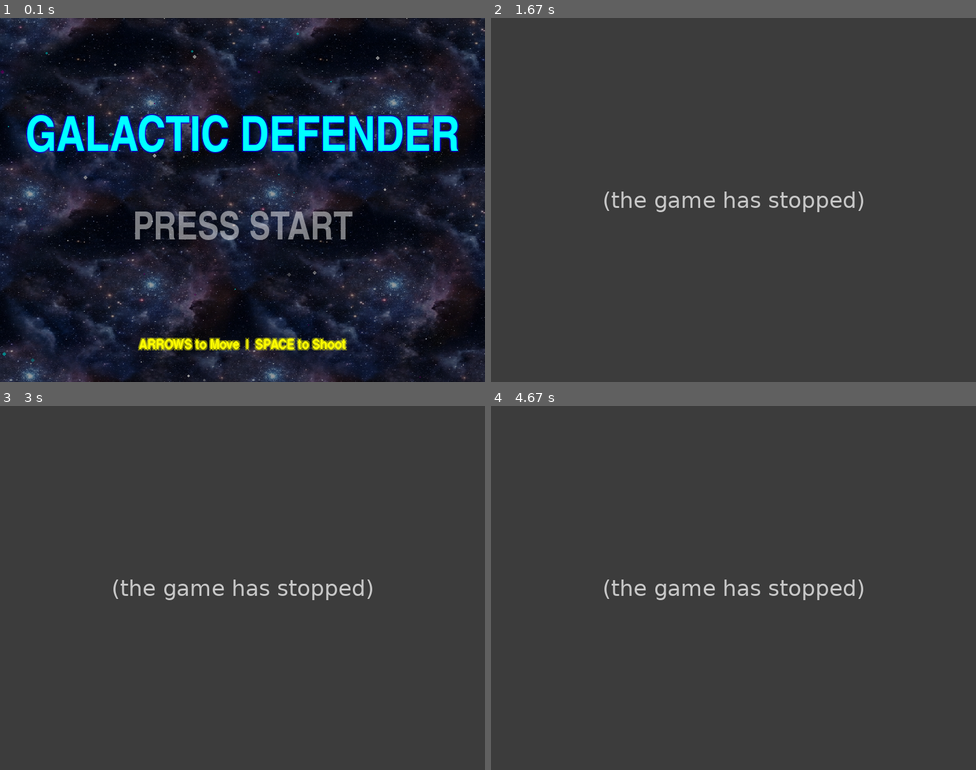
Above: before the commit, frames 1-4 (two rows, left to right).
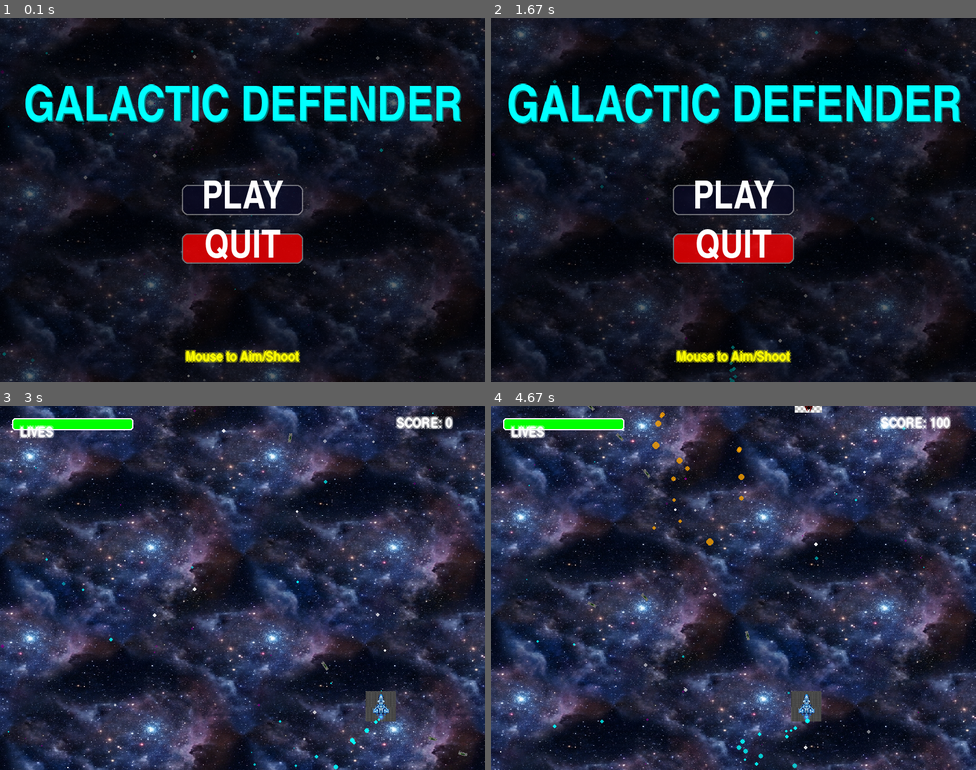
Above: after the commit, the same moments.

Repository: itsfraz/PyGame-project
Game: pygame game, started from space_shooter_game/main.py
The game is run twice, just before and just after one commit, with the same random seed, the same clock (stepped at 60 frames per second) and the same inputs.
Inputs (mouse positions are in pixels of both pictures, inside the frame that each line leads up to):
- Up to frame 1 (0.1 s): no input
- Up to frame 2 (1.67 s): click (733, 200) at 0.38 s, where only the run after the commit has a clickable "PLAY"; hold P 0.67-1.13 s; hold Right 0.67-1.13 s; move the mouse to (714, 214) at 0.7 s; tap P at 1.17 s; hold Esc from 1.5 s (still down); hold Right from 1.5 s (still down); move the mouse to (583, 145) at 1.53 s
- Up to frame 3 (3 s): release Esc at 1.97 s; release Right at 1.97 s; click "PLAY" at 2.05 s; hold Right 2.33-2.8 s; move the mouse to (421, 715) at 2.37 s; hold Right from 2.83 s (still down); move the mouse to (116, 453) at 2.87 s
- Up to frame 4 (4.67 s): release Right at 3.3 s; hold Left 3.33-3.87 s; move the mouse to (617, 515) at 3.37 s; hold Left 3.9-4.3 s; move the mouse to (709, 682) at 3.93 s; hold Right from 4.33 s (still down); move the mouse to (733, 631) at 4.37 s

The runs differ from the first frame. In frame 1, 22% of the frame differs, in the area x 0-100%, y 0-100%; in frame 2, 96%; in frame 3, 83%; in frame 4, 84%.
Before the commit the program exited at 1.5 s; later frames show no game.

Commit message:
feat: Implement core space shooter game components including player, enemies, bullets, settings, and basic UI.

Diff:
--- a/space_shooter_game/bullet.py
+++ b/space_shooter_game/bullet.py
@@ -3,7 +3,7 @@
 from settings import *
 
 class Bullet(pygame.sprite.Sprite):
-    def __init__(self, x, y):
+    def __init__(self, x, y, direction=None):
         super().__init__()
         try:
             image_path = os.path.join(IMAGE_DIR, "bullet.png")
@@ -14,12 +14,34 @@
             self.image.fill(BULLET_COLOR)
 
         self.rect = self.image.get_rect()
-        self.rect.centerx = x
-        self.rect.bottom = y
+        self.rect.center = (x, y)
+        self.pos = pygame.math.Vector2(x, y)
         self.speed = BULLET_SPEED
 
+        if direction:
+            # Normalize direction
+            if direction.length() > 0:
+                direction = direction.normalize()
+            self.velocity = direction * self.speed
+
+            # Rotate image to align with direction
+            # Original image points up (0, -1).
+            # We calculate angle between (0, -1) and our direction.
+            # angle_to returns signed angle in degrees.
+            up = pygame.math.Vector2(0, -1)
+            angle = direction.angle_to(up)
+            self.image = pygame.transform.rotate(self.image, angle)
+            self.rect = self.image.get_rect(center=self.rect.center)
+        else:
+            self.velocity = pygame.math.Vector2(0, -self.speed)
+
     def update(self):
-        self.rect.y -= self.speed
-        # Kill if off screen
-        if self.rect.bottom < 0:
+        self.pos += self.velocity
+        self.rect.center = self.pos
+
+        # Kill if off screen (any direction)
+        if (self.rect.bottom < 0 or
+            self.rect.top > SCREEN_HEIGHT or
+            self.rect.right < 0 or
+            self.rect.left > SCREEN_WIDTH):
             self.kill()
--- a/space_shooter_game/enemy.py
+++ b/space_shooter_game/enemy.py
@@ -17,12 +17,14 @@
         self.rect = self.image.get_rect()
         self.rect.x = random.randrange(0, SCREEN_WIDTH - ENEMY_WIDTH)
         self.rect.y = random.randrange(-100, -40)
+        self.pos_y = float(self.rect.y)
 
         # Speed increases slightly with score/difficulty
-        speed_multiplier = 1 + (score_factor * 0.01)
-        self.speed = random.randrange(ENEMY_SPEED_MIN, ENEMY_SPEED_MAX + 1) * speed_multiplier
+        speed_multiplier = 1 + (score_factor * 0.005) # Reduced difficulty scaling
+        self.speed = random.uniform(ENEMY_SPEED_MIN, ENEMY_SPEED_MAX) * speed_multiplier
 
     def update(self):
-        self.rect.y += self.speed
+        self.pos_y += self.speed
+        self.rect.y = int(self.pos_y)
         if self.rect.top > SCREEN_HEIGHT + 10:
             self.kill()
--- a/space_shooter_game/main.py
+++ b/space_shooter_game/main.py
@@ -83,6 +83,8 @@
 
     return assets
 
+from ui import AnimatedText, Button, HealthBar
+
 def main():
     assets = load_assets()
 
@@ -112,6 +114,42 @@
     # VFX
     shaker = ScreenShake()
 
+    # --- UI SETUP ---
+    # Menu
+    title_text = AnimatedText(TITLE.upper(), assets['font_xl'], CYAN, SCREEN_WIDTH/2, SCREEN_HEIGHT/4, pulse_speed=0.05)
+
+    def start_game():
+        nonlocal game_state, score, player
+        game_state = "PLAYING"
+        all_sprites.empty()
+        mobs.empty()
+        bullets.empty()
+        particles.empty()
+        player = Player()
+        all_sprites.add(player)
+        score = 0
+
+    btn_play = Button("PLAY", assets['font_large'], SCREEN_WIDTH/2, SCREEN_HEIGHT/2, action=start_game)
+    btn_quit = Button("QUIT", assets['font_large'], SCREEN_WIDTH/2, SCREEN_HEIGHT/2 + 80, bg_color=RED, hover_color=(200, 50, 50))
+    # Actually, proper way for closure variable:
+    def quit_game():
+        nonlocal running
+        running = False
+    btn_quit.action = quit_game
+
+    # HUD
+    health_bar = HealthBar(20, 20, 200, 20, max_value=PLAYER_LIVES, color=GREEN)
+
+    # Game Over
+    go_text = AnimatedText("MISSION FAILED", assets['font_xl'], RED, SCREEN_WIDTH/2, SCREEN_HEIGHT/3, pulse_speed=0.02)
+    btn_retry = Button("RETRY", assets['font_large'], SCREEN_WIDTH/2, SCREEN_HEIGHT/2 + 50, action=start_game)
+    btn_menu = Button("MENU", assets['font_large'], SCREEN_WIDTH/2, SCREEN_HEIGHT/2 + 130)
+
+    def set_state_menu():
+        nonlocal game_state
+        game_state = "MENU"
+    btn_menu.action = set_state_menu
+
     # Callbacks
     def create_particle(pos, color, speed, radius, vector=None):
         Particle([particles], pos, color, speed, radius, decay=0.2, vector=vector)
@@ -129,9 +167,6 @@
     ADDENEMY = pygame.USEREVENT + 1
     pygame.time.set_timer(ADDENEMY, ENEMY_SPAWN_RATE)
 
-    # Menu Animation
-    pulse_val = 0
-
     while running:
         dt = clock.tick(FPS) / 1000.0 # Delta time in seconds if needed, but we use frames mostly
         current_time = pygame.time.get_ticks()
@@ -141,29 +176,17 @@
             if event.type == pygame.QUIT:
                 running = False
 
+            # Pass events to UI buttons based on state
             if game_state == "MENU":
+                btn_play.handle_event(event)
+                btn_quit.handle_event(event)
+
+            elif game_state == "GAMEOVER":
+                btn_retry.handle_event(event)
+                btn_menu.handle_event(event)
+
+            if game_state == "PLAYING":
                 if event.type == pygame.KEYDOWN:
-                    if event.key == pygame.K_SPACE or event.key == pygame.K_RETURN:
-                        game_state = "PLAYING"
-                        # Reset
-                        all_sprites.empty()
-                        mobs.empty()
-                        bullets.empty()
-                        particles.empty()
-                        # Re-add player
-                        player = Player()
-                        all_sprites.add(player)
-                        score = 0
-                    if event.key == pygame.K_ESCAPE:
-                        running = False
-
-            elif game_state == "PLAYING":
-                if event.type == pygame.KEYDOWN:
-                    if event.key == pygame.K_SPACE:
-                         if player.shoot(current_time, bullets, lambda x, y: bullets.add(Bullet(x, y))):
-                             if assets['shoot_sound']: assets['shoot_sound'].play()
-                             all_sprites.add(bullets.sprites()[-1])
-                             # Kickback/Recoil visual? Maybe just sound for now
                     if event.key == pygame.K_p:
                         paused = not paused
                     if event.key == pygame.K_ESCAPE:
@@ -174,30 +197,33 @@
                     mobs.add(new_enemy)
                     all_sprites.add(new_enemy)
 
-            elif game_state == "GAMEOVER":
-                if event.type == pygame.KEYDOWN:
-                    if event.key == pygame.K_r:
-                        game_state = "PLAYING"
-                        all_sprites.empty()
-                        mobs.empty()
-                        bullets.empty()
-                        particles.empty()
-                        player = Player()
-                        all_sprites.add(player)
-                        score = 0
-                    if event.key == pygame.K_ESCAPE:
-                        running = False
-
         # 2. Update
         shake_offset = (0, 0)
 
-        if game_state == "PLAYING" and not paused:
+        if game_state == "MENU":
+            title_text.update()
+            btn_play.update()
+            btn_quit.update()
+            stars.update() # Keep stars moving
+            particles.update()
+
+        elif game_state == "PLAYING" and not paused:
+            # Auto-fire
+            mouse_pos = pygame.mouse.get_pos()
+            if player.shoot(current_time, bullets, lambda x, y, d=None: bullets.add(Bullet(x, y, d)), target_pos=mouse_pos):
+                if assets['shoot_sound']: assets['shoot_sound'].play()
+                all_sprites.add(bullets.sprites()[-1])
+
             # Player update with particle callback
             player.update(create_particle)
             mobs.update()
             bullets.update()
             stars.update()
             particles.update()
+
+            # UI Update
+            health_bar.set_value(player.lives)
+            health_bar.update()
 
             # Collisions: Bullet <-> Enemy
             hits = pygame.sprite.groupcollide(mobs, bullets, True, True)
@@ -218,9 +244,12 @@
                     game_state = "GAMEOVER"
                     spawn_explosion(player.rect.center, CYAN, 50) # Huge player explosion
 
-        elif game_state in ["MENU", "GAMEOVER"]:
-             stars.update()
-             particles.update()
+        elif game_state == "GAMEOVER":
+            go_text.update()
+            btn_retry.update()
+            btn_menu.update()
+            stars.update()
+            particles.update()
 
         # Get screen shake offset
         shake_offset = shaker.get_offset()
@@ -247,11 +276,25 @@
             p.draw(screen, shake_offset)
 
         # UI Overlay
-        if game_state == "PLAYING":
+        if game_state == "MENU":
+            # Dim Background
+            s = pygame.Surface((SCREEN_WIDTH, SCREEN_HEIGHT), pygame.SRCALPHA)
+            s.fill((0, 0, 0, 150))
+            screen.blit(s, (0,0))
+
+            title_text.draw(screen)
+            btn_play.draw(screen)
+            btn_quit.draw(screen)
+
+            # Reset instructions
+            draw_neon_text(screen, "Mouse to Aim/Shoot", assets['font_ui'], YELLOW, SCREEN_WIDTH/2, SCREEN_HEIGHT - 40)
+
+        elif game_state == "PLAYING":
              # Score
-             draw_neon_text(screen, f"SCORE: {score}", assets['font_ui'], WHITE, SCREEN_WIDTH/2, 20)
+             draw_neon_text(screen, f"SCORE: {score}", assets['font_ui'], WHITE, SCREEN_WIDTH - 100, 30)
              # Lives Bar
-             draw_neon_text(screen, "♥ " * player.lives, assets['font_ui'], RED, 20, 20, "nw")
+             health_bar.draw(screen)
+             draw_neon_text(screen, "LIVES", assets['font_ui'], WHITE, 60, 45, "center")
 
              if paused:
                  s = pygame.Surface((SCREEN_WIDTH, SCREEN_HEIGHT), pygame.SRCALPHA)
@@ -259,33 +302,21 @@
                  screen.blit(s, (0,0))
                  draw_neon_text(screen, "PAUSED", assets['font_xl'], WHITE, SCREEN_WIDTH/2, SCREEN_HEIGHT/2)
 
-        elif game_state == "MENU":
-            # Darken bg
-            s = pygame.Surface((SCREEN_WIDTH, SCREEN_HEIGHT), pygame.SRCALPHA)
-            s.fill((0, 0, 0, 100))
-            screen.blit(s, (0,0))
-
-            draw_neon_text(screen, TITLE.upper(), assets['font_xl'], CYAN, SCREEN_WIDTH/2, SCREEN_HEIGHT/3, glow_color=BLUE)
-
-            # Pulsing text
-            pulse_val += 0.1
-            alpha = abs(math.sin(pulse_val)) * 255
-
-            start_surf = assets['font_large'].render("PRESS START", True, WHITE)
-            start_surf.set_alpha(alpha)
-            start_rect = start_surf.get_rect(center=(SCREEN_WIDTH/2, SCREEN_HEIGHT/2 + 50))
-            screen.blit(start_surf, start_rect)
-
-            draw_neon_text(screen, "ARROWS to Move  |  SPACE to Shoot", assets['font_ui'], YELLOW, SCREEN_WIDTH/2, SCREEN_HEIGHT - 60)
-
         elif game_state == "GAMEOVER":
+             # Draw game scene behind?
+             if player.lives > 0:
+                 for sprite in all_sprites:
+                     screen.blit(sprite.image, (sprite.rect.x + shake_offset[0], sprite.rect.y + shake_offset[1]))
+
              s = pygame.Surface((SCREEN_WIDTH, SCREEN_HEIGHT), pygame.SRCALPHA)
-             s.fill((50, 0, 0, 180)) # Red tint
+             s.fill((50, 0, 0, 200)) # Red tint
              screen.blit(s, (0,0))
 
-             draw_neon_text(screen, "MISSION FAILED", assets['font_xl'], RED, SCREEN_WIDTH/2, SCREEN_HEIGHT/3)
-             draw_neon_text(screen, f"FINAL SCORE: {score}", assets['font_large'], WHITE, SCREEN_WIDTH/2, SCREEN_HEIGHT/2)
-             draw_neon_text(screen, "Press R to Retry", assets['font_ui'], YELLOW, SCREEN_WIDTH/2, SCREEN_HEIGHT/2 + 80)
+             go_text.draw(screen)
+             draw_neon_text(screen, f"FINAL SCORE: {score}", assets['font_large'], WHITE, SCREEN_WIDTH/2, SCREEN_HEIGHT/2 - 40)
+
+             btn_retry.draw(screen)
+             btn_menu.draw(screen)
 
         pygame.display.flip()
 
--- a/space_shooter_game/player.py
+++ b/space_shooter_game/player.py
@@ -44,9 +44,29 @@
             vec = pygame.math.Vector2(0, 1)
             create_particle_callback(pos, CYAN, random.randint(2, 5), random.randint(2, 4), vector=vec)
 
-    def shoot(self, current_time, bullet_group, create_bullet_callback):
+    def shoot(self, current_time, bullet_group, create_bullet_callback, target_pos=None):
         if current_time - self.last_shot_time >= SHOOT_COOLDOWN:
             self.last_shot_time = current_time
-            create_bullet_callback(self.rect.centerx, self.rect.top)
+
+            base_direction = None
+            if target_pos:
+                base_direction = pygame.math.Vector2(target_pos) - pygame.math.Vector2(self.rect.center)
+            else:
+                base_direction = pygame.math.Vector2(0, -1)
+
+            if base_direction.length() > 0:
+                base_direction = base_direction.normalize()
+
+            # Spread shot logic
+            if BULLETS_PER_SHOT > 1:
+                start_angle = -((BULLETS_PER_SHOT - 1) * SPREAD_ANGLE) / 2
+                for i in range(BULLETS_PER_SHOT):
+                    angle = start_angle + (i * SPREAD_ANGLE)
+                    # Vector2.rotate uses degrees
+                    new_dir = base_direction.rotate(angle)
+                    create_bullet_callback(self.rect.centerx, self.rect.centery, new_dir)
+            else:
+                create_bullet_callback(self.rect.centerx, self.rect.centery, base_direction)
+
             return True
         return False
--- a/space_shooter_game/settings.py
+++ b/space_shooter_game/settings.py
@@ -49,13 +49,15 @@
 BULLET_HEIGHT = 15
 BULLET_COLOR = NEON_GREEN
 SHOOT_COOLDOWN = 200  # Faster fire rate
+BULLETS_PER_SHOT = 3
+SPREAD_ANGLE = 10
 
 # Enemy settings
-ENEMY_SPEED_MIN = 3
-ENEMY_SPEED_MAX = 6
+ENEMY_SPEED_MIN = 0.5
+ENEMY_SPEED_MAX = 1.5
 ENEMY_WIDTH = 45
 ENEMY_HEIGHT = 45
-ENEMY_SPAWN_RATE = 1000  # More intense
+ENEMY_SPAWN_RATE = 1500  # More intense
 
 # VFX Settings
 SCREEN_SHAKE_AMOUNT = 5
--- /dev/null
+++ b/space_shooter_game/ui.py
@@ -0,0 +1,158 @@
+import pygame
+import math
+from settings import *
+
+class UIElement:
+    def __init__(self, x, y):
+        self.x = x
+        self.y = y
+
+    def update(self):
+        pass
+
+    def draw(self, surface):
+        pass
+
+class AnimatedText(UIElement):
+    def __init__(self, text, font, color, x, y, align="center", pulse_speed=0):
+        super().__init__(x, y)
+        self.text = text
+        self.font = font
+        self.base_color = color
+        self.align = align
+        self.pulse_speed = pulse_speed
+        self.pulse_val = 0
+        self.scale_val = 1.0
+
+    def update(self):
+        if self.pulse_speed > 0:
+            self.pulse_val += self.pulse_speed
+            # Pulse opacity or scale? Let's do scale for impact
+            self.scale_val = 1.0 + (math.sin(self.pulse_val) * 0.05)
+
+    def draw(self, surface):
+        # Render text
+        text_surf = self.font.render(self.text, True, self.base_color)
+
+        # Scaling
+        if self.pulse_speed > 0:
+            w = int(text_surf.get_width() * self.scale_val)
+            h = int(text_surf.get_height() * self.scale_val)
+            text_surf = pygame.transform.scale(text_surf, (w, h))
+
+        rect = text_surf.get_rect()
+        if self.align == "center":
+            rect.center = (self.x, self.y)
+        elif self.align == "nw":
+            rect.topleft = (self.x, self.y)
+        elif self.align == "ne":
+            rect.topright = (self.x, self.y)
+
+        # Drop shadow / Glow
+        glow_surf = self.font.render(self.text, True, (self.base_color[0]//2, self.base_color[1]//2, self.base_color[2]//2))
+        if self.pulse_speed > 0:
+             w_g = int(glow_surf.get_width() * self.scale_val)
+             h_g = int(glow_surf.get_height() * self.scale_val)
+             glow_surf = pygame.transform.scale(glow_surf, (w_g, h_g))
+
+        glow_rect = glow_surf.get_rect(center=rect.center)
+        glow_rect.x += 2
+        glow_rect.y += 2
+
+        surface.blit(glow_surf, glow_rect)
+        surface.blit(text_surf, rect)
+
+class Button(UIElement):
+    def __init__(self, text, font, x, y, width=200, height=50, bg_color=DARK_BLUE, hover_color=BLUE, text_color=WHITE, action=None):
+        super().__init__(x, y)
+        self.text = text
+        self.font = font
+        self.width = width
+        self.height = height
+        self.bg_color = bg_color
+        self.hover_color = hover_color
+        self.text_color = text_color
+        self.action = action
+
+        self.rect = pygame.Rect(0, 0, width, height)
+        self.rect.center = (x, y)
+
+        self.is_hovered = False
+        self.click_animation = 0
+
+    def update(self):
+        mouse_pos = pygame.mouse.get_pos()
+        self.is_hovered = self.rect.collidepoint(mouse_pos)
+
+        if self.click_animation > 0:
+            self.click_animation -= 1
+
+    def handle_event(self, event):
+        if event.type == pygame.MOUSEBUTTONDOWN:
+            if event.button == 1 and self.is_hovered:
+                self.click_animation = 5
+                if self.action:
+                    self.action()
+                return True
+        return False
+
+    def draw(self, surface):
+        # Draw background with glass effect (alpha)
+        color = self.hover_color if self.is_hovered else self.bg_color
+
+        # Click effect
+        draw_rect = self.rect.copy()
+        if self.click_animation > 0:
+             draw_rect.inflate_ip(-4, -4)
+
+        # Transparent surface
+        s = pygame.Surface((draw_rect.width, draw_rect.height), pygame.SRCALPHA)
+        # Rounded corners
+        pygame.draw.rect(s, (*color, 200), s.get_rect(), border_radius=10)
+
+        # Border
+        pygame.draw.rect(s, (255, 255, 255, 100), s.get_rect(), 2, border_radius=10)
+
+        surface.blit(s, draw_rect.topleft)
+
+        # Text
+        text_surf = self.font.render(self.text, True, self.text_color)
+        text_rect = text_surf.get_rect(center=draw_rect.center)
+        surface.blit(text_surf, text_rect)
+
+class HealthBar(UIElement):
+    def __init__(self, x, y, width, height, max_value=100, color=GREEN):
+        super().__init__(x, y)
+        self.width = width
+        self.height = height
+        self.max_value = max_value
+        self.current_value = max_value
+        self.target_value = max_value
+        self.color = color
+
+    def set_value(self, value):
+        self.target_value = max(0, min(value, self.max_value))
+
+    def update(self):
+        # Smooth lerp
+        self.current_value += (self.target_value - self.current_value) * 0.1
+
+    def draw(self, surface):
+        # Background
+        bg_rect = pygame.Rect(self.x, self.y, self.width, self.height)
+        pygame.draw.rect(surface, (50, 50, 50), bg_rect, border_radius=5)
+
+        # Foreground
+        ratio = self.current_value / self.max_value
+        fill_width = int(self.width * ratio)
+        fill_rect = pygame.Rect(self.x, self.y, fill_width, self.height)
+
+        # Color based on health?
+        c = self.color
+        if ratio < 0.3: c = RED
+        elif ratio < 0.6: c = ORANGE
+
+        pygame.draw.rect(surface, c, fill_rect, border_radius=5)
+
+        # Border
+        pygame.draw.rect(surface, WHITE, bg_rect, 2, border_radius=5)
